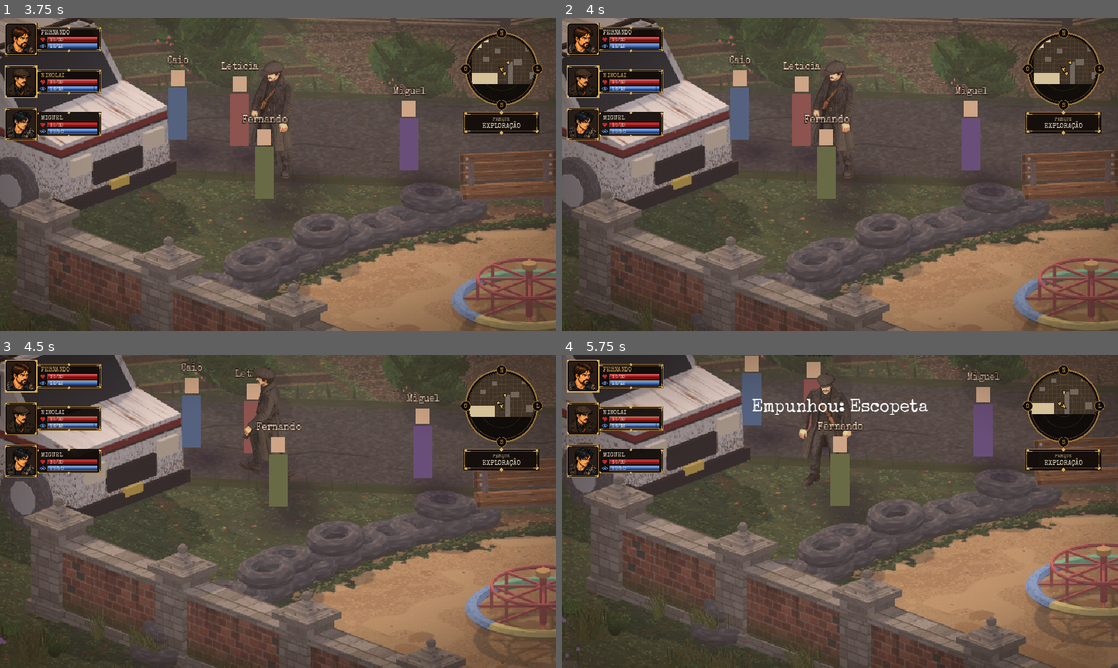
Above: before the commit, frames 1-4 (two rows, left to right).
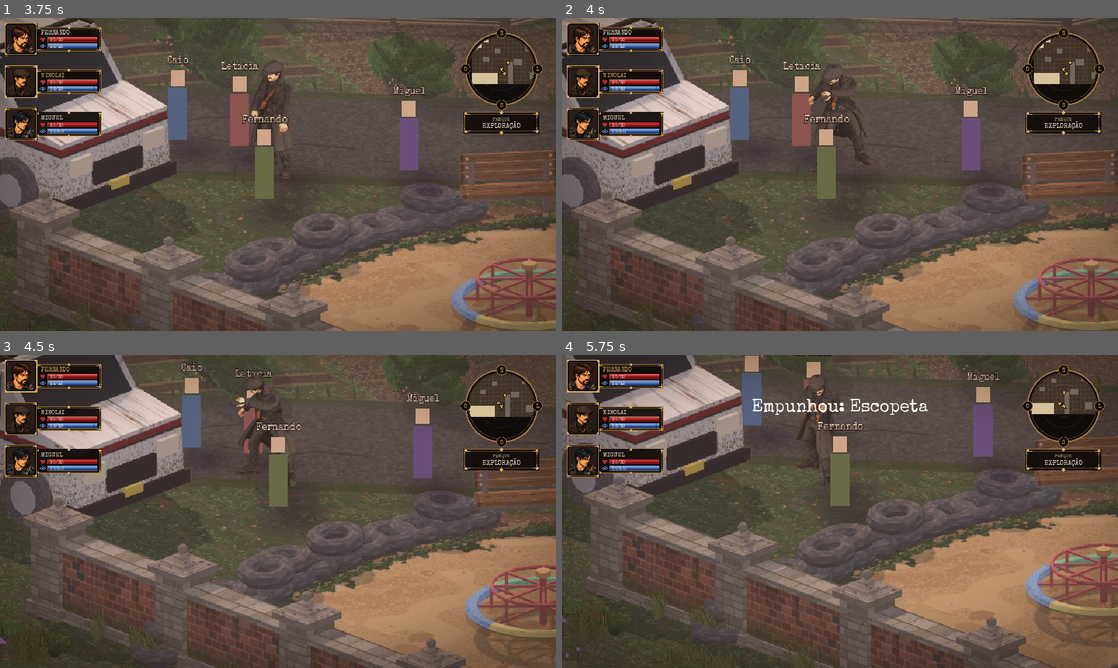
Above: after the commit, the same moments.

Repository: Brombilaa/game
Game: Godot game, scene res://scenes/menu/main_menu.tscn
Same seed, same stepped clock (60 frames per second), same inputs: the game is played once before the commit and once after it.
Inputs (mouse positions are in pixels of both pictures, inside the frame that each line leads up to):
- Up to frame 1 (3.75 s): tap Enter (ui_accept) at 0.5, 0.77, 1.25, 1.52, 2.75, 3.02 s; hold Right (ui_right) 0.53-1.28 s; tap G at 0.6, 1.35, 2.3, 3.05 s; click (278, 174) at 0.67 s; move the mouse to (166, 190) at 1.27 s; hold Down (ui_down) 1.28-2.03 s; move the mouse to (333, 105) at 2.02 s; hold Right (ui_right) 2.03-2.78 s; tap R at 2.1 s; move the mouse to (250, 237) at 2.77 s; hold Up (ui_up) 2.78-3.53 s; tap Space at 2.85 s; click (250, 237) at 2.92 s; move the mouse to (444, 221) at 3.52 s; hold Left (ui_left) from 3.53 s (still down); tap Tab at 3.6 s
- Up to frame 2 (4 s): keep holding Left (ui_left); tap Enter (ui_accept) at 3.77 s; tap G at 3.8 s
- Up to frame 3 (4.5 s): keep holding Left (ui_left); move the mouse to (111, 464) at 4.27 s; tap 1 at 4.35 s
- Up to frame 4 (5.75 s): tap Enter (ui_accept) at 4.52 s; tap G at 4.55, 5.3 s; move the mouse to (867, 511) at 5.02 s; release Left (ui_left) at 5.03 s; hold Down (ui_down) from 5.03 s (still down); tap Q at 5.1 s; click (867, 511) at 5.17 s

Frame 1 is identical in both runs. In frame 2, 0.7% of the frame differs, in the area x 44-56%, y 13-52%; in frame 3, 0.7%; in frame 4, 0.8%, in the area x 42-52%, y 5-42%.
Error in both runs: Cannot call method 'set_input_as_handled' on a null value. (res://scripts/ui/main_menu.gd:359)

Commit message:
Nikolai: agachado parado, recarga (provisória), e 7 animações refeitas no estilo PC antigo
Tiro de pistola e fuzil, soco, chute, dano, morte e levantar voltam em PC antigo.
Agachado (tecla C) usa crouch_idle/crouch_walk; usar item usa pickup_object; tecla G testa a recarga.

Co-Authored-By: Claude Sonnet 5.5 <noreply@anthropic.com>
Claude-Session: https://claude.ai/code/session_01EDsCLCu53qR5ReQrFD5pfC

Diff:
--- a/scripts/art/anim_sheet.gd
+++ b/scripts/art/anim_sheet.gd
@@ -14,7 +14,7 @@
 const FPS := {
 	"idle": 3.0, "walk": 8.0, "pistol_idle": 4.5, "pistol_walk": 8.0, "crouch_walk": 6.0,
 	"rifle_walk": 8.0, "run": 11.0, "pickup_object": 8.0, "pickup": 4.0, "opening": 4.0,
-	"pistol_aim_prov": 5.0,
+	"pistol_aim_prov": 5.0, "crouch_idle": 3.0, "reload": 6.0,
 	"pistol_shoot": 6.0, "rifle_fire": 9.0, "punch": 8.0, "kick": 8.0, "hit": 6.0, "death": 6.0, "getup": 4.0,
 }
 # Animações com o corpo mais largo ou baixo que o quadro padrão (deitado, lance do soco) usam quadro maior;
@@ -22,7 +22,7 @@
 const BIG := Vector2i(576, 512)
 const FRAME_OF := {"punch": BIG, "kick": BIG, "death": Vector2i(704, 512), "getup": BIG}  # morte: o corpo deitado é mais comprido
 const NAMES := ["idle", "walk", "pistol_idle", "pistol_walk", "crouch_walk", "rifle_walk", "run", "pickup_object", "pickup", "opening", "pistol_aim_prov",
-	"pistol_shoot", "rifle_fire", "punch", "kick", "hit", "death", "getup"]
+	"crouch_idle", "reload", "pistol_shoot", "rifle_fire", "punch", "kick", "hit", "death", "getup"]
 
 var textures := {}  # animação -> {"se": Texture2D, ...}
 
--- a/scripts/exploration/test_room.gd
+++ b/scripts/exploration/test_room.gd
@@ -370,6 +370,9 @@
 			_player_delay()
 		elif event.pressed and event.keycode == KEY_Q:
 			_swap_weapon()
+		elif event.pressed and event.keycode == KEY_G and use_3d and looks.get(player, 0) == 1:
+			nikolai_clock[player] = {"anim": "reload", "start": Time.get_ticks_msec()}  # teste da recarga (ainda não há munição no jogo)
+			queue_redraw()
 		elif event.pressed and event.keycode == KEY_V:
 			use_3d = not use_3d
 			_popup(player.pos, "Nikolai 3D" if use_3d else "Nikolai 2D")
@@ -1010,6 +1013,8 @@
 			return "PA insuficientes"
 	m.conditions.erase(cures[effect])
 	inventory.remove(id)
+	if use_3d and looks.get(m, 0) == 1:
+		nikolai_clock[m] = {"anim": "pickup_object", "start": Time.get_ticks_msec()}  # gesto de usar o item
 	queue_redraw()
 	return "%s usou %s" % [m.name, cfg.game_data.get_entry("itens", id)["nome"]]
 
@@ -1373,6 +1378,8 @@
 	if i < 0:
 		if use_3d and looks.get(u, 0) == 1:
 			var anim := "walk" if walking else "idle"
+			if u.crouched:  # agachado (tecla C): parado ou andando agachado
+				anim = "crouch_walk" if walking else "crouch_idle"
 			if anim3d_pick >= 0:
 				anim = AnimSheet.NAMES[anim3d_pick]
 			var count := nikolai3d.frame_count(anim)
Binary file added: assets/sprites/personagens/nikolai3d/nikolai3d_crouch_idle_e.png
Binary file added: assets/sprites/personagens/nikolai3d/nikolai3d_crouch_idle_n.png
Binary file added: assets/sprites/personagens/nikolai3d/nikolai3d_crouch_idle_ne.png
Binary file added: assets/sprites/personagens/nikolai3d/nikolai3d_crouch_idle_s.png
Binary file added: assets/sprites/personagens/nikolai3d/nikolai3d_crouch_idle_se.png
Binary file changed: assets/sprites/personagens/nikolai3d/nikolai3d_death_e.png
Binary file changed: assets/sprites/personagens/nikolai3d/nikolai3d_death_n.png
Binary file changed: assets/sprites/personagens/nikolai3d/nikolai3d_death_ne.png
Binary file changed: assets/sprites/personagens/nikolai3d/nikolai3d_death_s.png
Binary file changed: assets/sprites/personagens/nikolai3d/nikolai3d_death_se.png
Binary file changed: assets/sprites/personagens/nikolai3d/nikolai3d_getup_e.png
Binary file changed: assets/sprites/personagens/nikolai3d/nikolai3d_getup_n.png
(and 33 more such lines)
